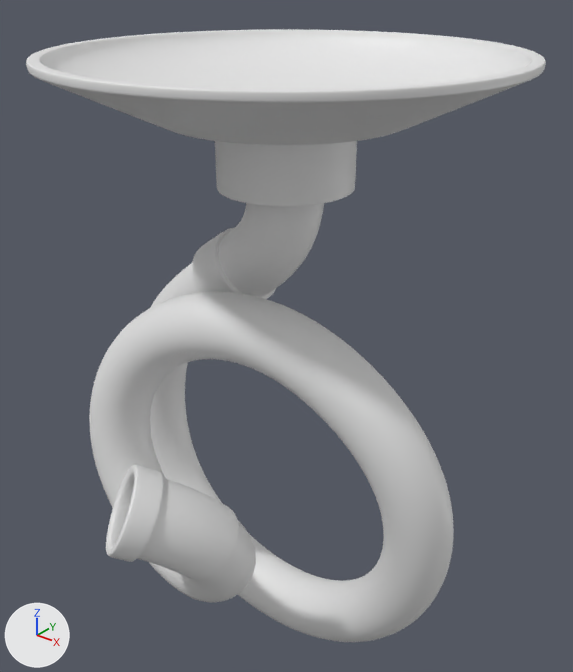
A saved change to the FBX model Assets/3D_Asset_Center/Mesh/Funnel.fbx.
One viewpoint serves both versions: a camera (50 mm lens) standing at (0.208, -0.26, 0.176) and looking at (-0.003, 0.004, 0.013). The lights are fixed; the arrows at lower left show +X, +Y and +Z. The first picture is the older version. Where no turn or scale is listed for an object, it has been applied to the vertices.

Objects in the first picture: 'Funnel_Up', 'Sweep'.
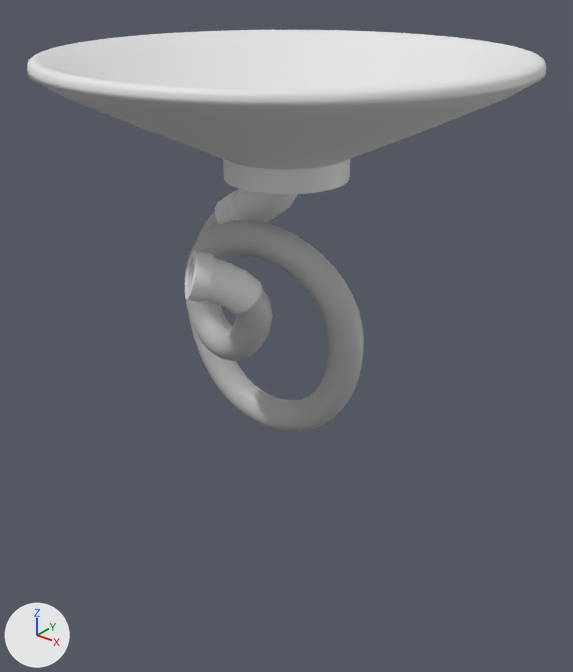
Location of each change, (x1, y1, x2, y2) in pixels of the pictures (573 x 672 px):
'Sweep', deleted: before (89, 203, 454, 642)
'Funnel_Up', reshaped, moved (7% shorter): before (26, 29, 546, 206); after (27, 30, 546, 195)
'Wipe_trans', added: after (185, 212, 364, 431)
'Wipe', added: after (185, 189, 298, 313)

The edits, one by one:
Material 'lambert2' (mat_lambert2) is new.
Its base color is (0.5, 0.5, 0.5) (grey #bcbcbc).
me_mesh is used by ob_funnel_up; location (0.0, -0.0005, 0.1404).
me_mesh had 5120 vertices, 5120 faces and spanned x -0.099..0.099, y -0.099..0.099, z -0.055..0.0.
me_mesh now has 2176 vertices, 2176 faces and spans x -0.099..0.099, y -0.099..0.099, z -0.026..0.025.
me_mesh part 1: 5120 vertices removed from x -0.099..0.099, y -0.099..0.099, z -0.055..0.0; 2176 vertices added at x -0.099..0.099, y -0.099..0.099, z -0.026..0.025.
Mesh me_mesh_001_1 is new.
It has 2128 vertices, 2096 faces and spans x -0.0526..0.0526, y -0.0278..0.0278, z -0.0557..0.0557.
It uses material mat_lambert2 (grey #bcbcbc).
Mesh me_mesh_002 is new.
It has 816 vertices, 784 faces and spans x -0.0292..0.0292, y -0.0379..0.0379, z -0.0265..0.0265.
It uses material mat_openpbr_shader1 (white #e7e7e7).
Object 'Sweep' (ob_sweep) is deleted.
Object 'Funnel_Up' (ob_funnel_up) moves from (0.0, -0.0005, 0.1404) to (0.0, 0.0, 0.1153).
Object 'Wipe_trans' (ob_wipe_trans) is new; it shows me_mesh_001_1.
Its location is (-0.0085, -0.0202, 0.0197).
Object 'Wipe' (ob_wipe) is new; it shows me_mesh_002.
Its location is (-0.0087, -0.0282, 0.0735).
